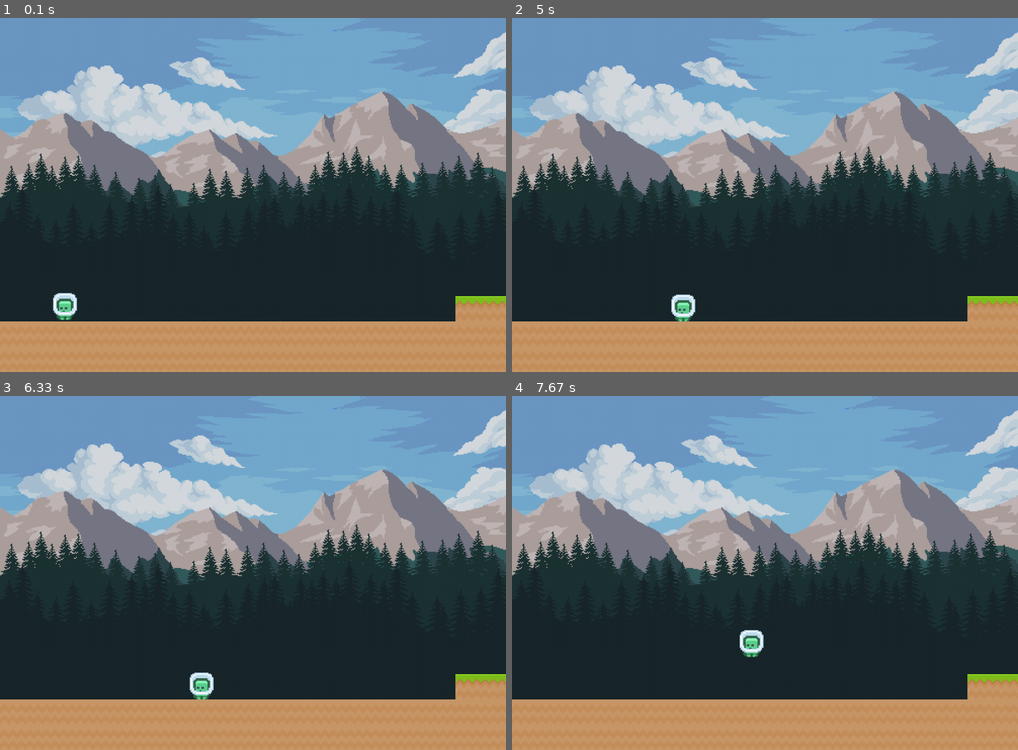
Above: before the commit, frames 1-4 (two rows, left to right).
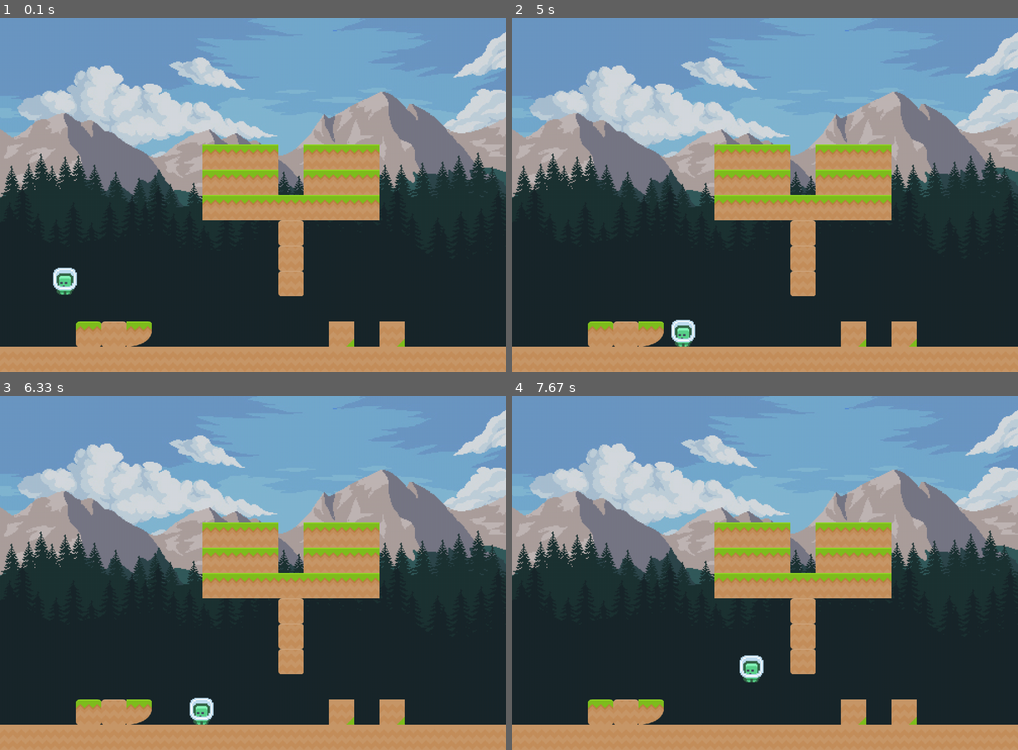
Above: after the commit, the same moments.

Repository: SaucisseRoyale/GTECH1-MINI-STUDIO-Groupe-2
Game: pygame game, started from World copy.py
The game is run twice, just before and just after one commit, with the same random seed, the same clock (stepped at 60 frames per second) and the same inputs.
Inputs:
- Up to frame 1 (0.1 s): no input
- Up to frame 2 (5 s): tap D at 0.33, 1.67, 2.07, 2.37, 2.57, 2.9, 3.2, 3.4, 3.7, 3.97, 4.3, 4.6, 4.73 s
- Up to frame 3 (6.33 s): tap D at 5.13, 5.43, 5.8, 6.2 s
- Up to frame 4 (7.67 s): tap D at 6.5, 6.7, 7, 7.2, 7.62 s; tap Space at 7.53 s

The runs differ from the first frame. In frame 1, 15% of the frame differs, in the area x 0-100%, y 35-93%; in frame 2, 15%; in frame 3, 15%; in frame 4, 15%.

Commit message:
level editor

Diff:
--- a/World copy.py
+++ b/World copy.py
@@ -76,27 +76,64 @@
         self.width = len(data[0]) * tile_size
         self.height = len(data) * tile_size
 
-        dirt_img = pygame.image.load("dirt.png").convert_alpha()
-        grass_img = pygame.image.load("grass.png").convert_alpha()
+        dirt_img = pygame.image.load("img/grass/0.png").convert_alpha()
+        grass_img = pygame.image.load("img/grass/1.png").convert_alpha()
+        left_grass_corner_img = pygame.image.load("img/grass/2.png").convert_alpha()
+        right_grass_corner_img = pygame.image.load("img/grass/3.png").convert_alpha()
+        left_grass_img = pygame.image.load("img/grass/4.png").convert_alpha()
+        right_grass_img = pygame.image.load("img/grass/5.png").convert_alpha()
+        dirt2_img = pygame.image.load("img/grass/6.png").convert_alpha()
+        left_bottom_grass_corner_img = pygame.image.load("img/grass/7.png").convert_alpha()
+        right_bottom_grass_corner_img = pygame.image.load("img/grass/8.png").convert_alpha()
+        left10 = pygame.image.load("img/grass/9.png").convert_alpha()
+        right11 = pygame.image.load("img/grass/10.png").convert_alpha()
+        jsp12 = pygame.image.load("img/grass/11.png").convert_alpha()
+        tile13 = pygame.image.load("img/grass/12.png").convert_alpha()
+        tile14 = pygame.image.load("img/grass/13.png").convert_alpha()
+        tile15 = pygame.image.load("img/grass/14.png").convert_alpha()
+        tile16 = pygame.image.load("img/grass/15.png").convert_alpha()
+        tile17 = pygame.image.load("img/grass/16.png").convert_alpha()
+        tile18 = pygame.image.load("img/grass/17.png").convert_alpha()
+        tile19 = pygame.image.load("img/grass/18.png").convert_alpha()
+        tile20 = pygame.image.load("img/grass/19.png").convert_alpha()
+        tile21 = pygame.image.load("img/grass/20.png").convert_alpha()
+
+        tile_images = {
+            0: dirt_img,
+            1: grass_img,
+            2: left_grass_corner_img,
+            3: right_grass_corner_img,
+            4: left_grass_img,
+            5: right_grass_img,
+            6: dirt2_img,
+            7: left_bottom_grass_corner_img,
+            8: right_bottom_grass_corner_img,
+            9: left10,
+            10: right11,
+            11: jsp12,
+            12 : tile13,
+            13 : tile14,
+            14 : tile15,
+            15 : tile16,
+            16 : tile17,
+            17 : tile18,
+            18 : tile19,
+            19 : tile20,
+            20 : tile21,
+        }
 
         row_count = 0
         for row in data:
             col_count = 0
             for tile in row:
-                if tile == 1:
-                    img = pygame.transform.scale(dirt_img, (tile_size, tile_size))
+                # Sélectionnez l'image basée sur le type de tuile en utilisant le dictionnaire
+                if tile in tile_images:
+                    img = pygame.transform.scale(tile_images[tile], (tile_size, tile_size))
                     img_rect = img.get_rect()
                     img_rect.x = col_count * tile_size
                     img_rect.y = row_count * tile_size
-                    tile = (img, img_rect)
-                    self.tile_list.append(tile)
-                elif tile == 2:
-                    img = pygame.transform.scale(grass_img, (tile_size, tile_size))
-                    img_rect = img.get_rect()
-                    img_rect.x = col_count * tile_size
-                    img_rect.y = row_count * tile_size
-                    tile = (img, img_rect)
-                    self.tile_list.append(tile)
+                    tile_data = (img, img_rect)
+                    self.tile_list.append(tile_data)
                 col_count += 1
             row_count += 1
 
--- a/map/2map.txt
+++ b/map/2map.txt
@@ -1,15 +1,16 @@
-0,0,0,0,0,0,0,0,0,0,0,0,0,0,0,0,0,0,0,0,0,0,0,0,0,0,0,0,0,0,0,0,0,0,0,0,0,0,0,0,0,0,0,0,0,0,0,0,0,0,0,0,0,0,0,0,0,0,0,0,0,0,0,0,0,0,0,0,0,0,0,0,0,0,0,0,0,0,0,0,0,0,0,0,0,0,0,0,0,0,0,0,0,0,0,1
-0,0,0,0,0,0,0,0,0,0,0,0,0,0,0,0,0,0,0,0,0,0,0,0,0,0,0,0,0,0,0,0,0,0,0,0,0,0,0,0,0,0,0,0,0,0,0,0,0,0,0,0,0,0,0,0,0,0,0,0,0,0,0,0,0,0,0,0,0,0,0,0,0,0,0,0,0,0,0,0,0,0,0,0,0,0,0,0,0,0,0,0,0,0,0,1
-0,0,0,0,0,0,0,0,0,0,0,0,0,0,0,0,0,0,0,0,0,0,0,0,0,0,0,0,0,0,0,0,0,0,0,0,0,0,0,0,0,0,0,0,0,0,0,0,0,0,0,0,0,0,0,0,0,0,0,0,0,0,0,0,0,0,0,0,0,0,0,0,0,0,0,0,0,0,0,0,0,0,0,0,0,0,0,0,0,0,0,0,0,0,0,1
-0,0,0,0,0,0,0,0,0,0,0,0,0,0,0,0,0,0,0,0,0,0,0,0,0,0,0,0,0,0,0,0,0,0,0,0,0,0,0,0,0,0,0,0,0,0,0,0,0,0,0,0,0,0,0,0,0,0,0,0,0,0,0,0,0,0,0,0,0,0,0,0,0,0,0,0,0,0,0,0,0,0,0,0,0,0,0,0,0,0,0,0,0,0,0,1
-0,0,0,0,0,0,0,0,0,0,0,0,0,0,0,0,0,0,0,0,0,0,0,0,0,0,0,0,0,0,0,0,0,0,0,0,0,0,0,0,0,0,0,0,0,0,0,0,0,0,0,0,0,0,0,0,0,0,0,0,0,0,0,0,0,0,0,0,0,0,0,0,0,0,0,0,0,0,0,0,0,0,0,0,0,0,0,0,0,0,0,0,0,0,0,1
-0,0,0,0,0,0,0,0,0,0,0,0,0,0,0,0,0,0,0,0,0,0,0,0,0,0,0,0,0,0,0,0,0,0,0,0,0,0,0,0,0,0,0,0,0,0,0,0,0,0,0,0,0,0,0,0,0,0,0,0,0,0,0,0,0,0,0,0,0,0,0,0,0,0,0,0,0,0,0,0,0,0,0,0,0,0,0,0,0,0,0,0,0,0,0,1
-0,0,0,0,0,0,0,0,0,0,0,0,0,0,0,0,0,0,0,0,0,0,0,0,0,0,0,0,0,0,0,0,0,0,0,0,0,0,0,0,0,0,0,0,0,0,0,0,0,0,0,0,0,0,0,0,0,0,0,0,0,0,0,0,0,0,0,0,0,0,0,0,0,0,0,0,0,0,0,0,0,0,0,0,0,0,0,0,0,0,0,0,0,0,0,1
-0,0,0,0,0,0,0,0,0,0,0,0,0,0,0,0,0,0,0,0,0,0,0,0,0,0,0,0,0,0,0,0,0,0,0,0,0,0,0,0,0,0,0,0,0,0,0,0,0,0,0,0,0,0,0,0,0,0,0,0,0,0,0,0,0,0,0,0,0,0,0,0,0,0,0,0,0,0,0,0,0,0,0,0,0,0,0,0,0,0,0,0,0,0,0,1
-0,0,0,0,0,0,0,0,0,0,0,0,0,0,0,0,0,0,0,0,0,0,0,0,0,0,0,0,0,0,0,0,0,0,0,0,0,0,0,0,0,0,0,0,0,0,0,0,0,0,0,0,0,0,0,0,0,0,0,0,0,0,0,0,0,0,0,0,0,0,0,0,0,0,0,0,0,0,0,0,0,0,0,0,0,0,0,0,0,0,0,0,0,0,0,1
-0,0,0,0,0,0,0,0,0,0,0,0,0,0,0,0,0,0,0,0,0,0,0,0,0,0,0,0,0,0,0,0,0,0,0,0,0,0,0,0,0,0,0,0,0,0,0,0,0,0,0,0,0,0,0,0,0,0,0,0,0,0,0,0,0,0,0,0,0,0,0,0,0,0,0,0,0,0,0,0,0,0,0,0,0,0,0,0,0,0,0,0,0,0,0,1
-0,0,0,0,0,0,0,0,0,0,0,0,0,0,0,0,0,0,0,0,0,0,0,0,0,0,0,0,0,0,0,0,0,0,0,0,0,0,0,0,0,0,0,0,0,0,0,0,0,0,0,0,0,0,0,0,0,0,0,0,0,0,0,0,0,0,0,0,0,0,0,0,0,0,0,0,0,0,0,0,0,0,0,0,0,0,0,0,0,0,0,0,0,0,0,1
-0,0,0,0,0,0,0,0,0,0,0,0,0,0,0,0,0,0,0,0,0,0,0,0,0,0,0,0,0,0,0,0,0,0,0,0,0,0,0,0,0,0,0,0,0,0,0,0,0,0,0,0,0,0,0,0,0,0,0,0,0,0,0,0,0,0,0,0,0,0,0,0,0,0,0,0,0,0,0,0,0,0,0,0,0,0,0,0,0,0,0,0,0,0,0,1
-0,0,0,0,0,0,0,0,0,0,0,0,0,0,0,0,0,0,2,2,0,0,0,0,2,2,2,0,0,0,2,2,2,2,0,0,2,2,2,0,0,0,2,2,0,0,0,0,2,2,2,0,0,0,2,2,2,2,0,0,2,2,2,0,0,0,2,2,0,0,0,0,2,2,2,0,0,0,2,2,2,2,0,0,2,2,2,0,0,0,2,2,0,0,0,0,2,2,2,0,0,0,2,2,2,2,0,0,1
-1,1,1,1,1,1,1,1,1,1,1,1,1,1,1,1,1,1,1,1,1,1,1,1,1,1,1,1,1,1,1,1,1,1,1,1,1,1,1,1,1,1,1,1,1,1,1,1,1,1,1,1,1,1,1,1,1,1,1,1,1,1,1,1,1,1,1,1,1,1,1,1,1,1,1,1,1,1,1,1,1,1,1,1,1,1,1,1,1,1,1,1,1,1,1,1,1,1,1,1,1,1,1,1,1,1,1,1,1,1,1
-1,1,1,1,1,1,1,1,1,1,1,1,1,1,1,1,1,1,1,1,1,1,1,1,1,1,1,1,1,1,1,1,1,1,1,1,1,1,1,1,1,1,1,1,1,1,1,1,1,1,1,1,1,1,1,1,1,1,1,1,1,1,1,1,1,1,1,1,1,1,1,1,1,1,1,1,1,1,1,1,1,1,1,1,1,1,1,1,1,1,1,1,1,1,1,1,1,1,1,1,1,1,1,1,1,1,1,1,1,1,1
+-1,-1,-1,-1,-1,-1,-1,-1,-1,-1,-1,-1,-1,-1,-1,-1,-1,-1,-1,-1,-1,-1,-1,-1,-1,-1,-1,-1,-1,-1,-1,-1,-1,-1,-1,-1,-1,-1,-1,-1,-1,-1,-1,-1,-1,-1,-1,-1,-1,-1,-1,-1,-1,-1,-1,-1,-1,-1,-1,-1,-1,-1,-1,-1,-1,-1,-1,-1,-1,-1,-1,-1,-1,-1,-1,-1,-1,-1,-1,-1,-1,-1,-1,-1,-1,-1,-1,-1,-1,-1,-1,-1,-1,-1,-1,-1,-1,-1,-1,-1,-1,-1,-1,-1,-1,-1,-1,-1,-1,-1,-1,-1,-1,-1,-1,-1,-1,-1,-1,-1,-1,-1,-1,-1,-1,-1,-1,-1,-1,-1,-1,-1,-1,-1,-1,-1,-1,-1,-1,-1,-1,-1,-1,-1,-1,-1,-1,-1,-1,-1
+-1,-1,-1,-1,-1,-1,-1,-1,-1,-1,-1,-1,-1,-1,-1,-1,-1,-1,-1,-1,-1,-1,-1,-1,-1,-1,-1,-1,-1,-1,-1,-1,-1,-1,-1,-1,-1,-1,-1,-1,-1,-1,-1,-1,-1,-1,-1,-1,-1,-1,-1,-1,-1,-1,-1,-1,-1,-1,-1,-1,-1,-1,-1,-1,-1,-1,-1,-1,-1,-1,-1,-1,-1,-1,-1,-1,-1,-1,-1,-1,-1,-1,-1,-1,-1,-1,-1,-1,-1,-1,-1,-1,-1,-1,-1,-1,-1,-1,-1,-1,-1,-1,-1,-1,-1,-1,-1,-1,-1,-1,-1,-1,-1,-1,-1,-1,-1,-1,-1,-1,-1,-1,-1,-1,-1,-1,-1,-1,-1,-1,-1,-1,-1,-1,-1,-1,-1,-1,-1,-1,-1,-1,-1,-1,-1,-1,-1,-1,-1,-1
+-1,-1,-1,-1,-1,-1,-1,-1,-1,-1,-1,-1,-1,-1,-1,-1,-1,-1,-1,-1,-1,-1,-1,-1,-1,-1,-1,-1,-1,-1,-1,-1,-1,-1,-1,-1,-1,-1,-1,-1,-1,-1,-1,-1,-1,-1,-1,-1,-1,-1,-1,-1,-1,-1,-1,-1,-1,-1,-1,-1,-1,-1,-1,-1,-1,-1,-1,-1,-1,-1,-1,-1,-1,-1,-1,-1,-1,-1,-1,-1,-1,-1,-1,-1,-1,-1,-1,-1,-1,-1,-1,-1,-1,-1,-1,-1,-1,-1,-1,-1,-1,-1,-1,-1,-1,-1,-1,-1,-1,-1,-1,-1,-1,-1,-1,-1,-1,-1,-1,-1,-1,-1,-1,-1,-1,-1,-1,-1,-1,-1,-1,-1,-1,-1,-1,-1,-1,-1,-1,-1,-1,-1,-1,-1,-1,-1,-1,-1,-1,-1
+-1,-1,-1,-1,-1,-1,-1,-1,-1,-1,-1,-1,-1,-1,-1,-1,-1,-1,-1,-1,-1,-1,-1,-1,-1,-1,-1,-1,-1,-1,-1,-1,-1,-1,-1,-1,-1,-1,-1,-1,-1,-1,-1,-1,-1,-1,-1,-1,-1,-1,-1,-1,-1,-1,-1,-1,-1,-1,-1,-1,-1,-1,-1,-1,-1,-1,-1,-1,-1,-1,-1,-1,-1,-1,-1,-1,-1,-1,-1,-1,-1,-1,-1,-1,-1,-1,-1,-1,-1,-1,-1,-1,-1,-1,-1,-1,-1,-1,-1,-1,-1,-1,-1,-1,-1,-1,-1,-1,-1,-1,-1,-1,-1,-1,-1,-1,-1,-1,-1,-1,-1,-1,-1,-1,-1,-1,-1,-1,-1,-1,-1,-1,-1,-1,-1,-1,-1,-1,-1,-1,-1,-1,-1,-1,-1,-1,-1,-1,-1,-1
+-1,-1,-1,-1,-1,-1,-1,-1,-1,-1,-1,-1,-1,-1,-1,-1,-1,-1,-1,-1,-1,-1,-1,-1,-1,-1,-1,-1,-1,-1,-1,-1,-1,-1,-1,-1,-1,-1,-1,-1,-1,-1,-1,-1,-1,-1,-1,-1,-1,-1,-1,-1,-1,-1,-1,-1,-1,-1,-1,-1,-1,-1,-1,-1,-1,-1,-1,-1,-1,-1,-1,-1,-1,-1,-1,-1,-1,-1,-1,-1,-1,-1,-1,-1,-1,-1,-1,-1,-1,-1,-1,-1,-1,-1,-1,-1,-1,-1,-1,-1,-1,-1,-1,-1,-1,-1,-1,-1,-1,-1,-1,-1,-1,-1,-1,-1,-1,-1,-1,-1,-1,-1,-1,-1,-1,-1,-1,-1,-1,-1,-1,-1,-1,-1,-1,-1,-1,-1,-1,-1,-1,-1,-1,-1,-1,-1,-1,-1,-1,-1
+-1,-1,-1,-1,-1,-1,-1,-1,-1,-1,-1,-1,-1,-1,-1,-1,-1,-1,-1,-1,-1,-1,-1,-1,-1,-1,-1,-1,-1,-1,-1,-1,-1,-1,-1,-1,-1,-1,-1,-1,-1,-1,-1,-1,-1,-1,-1,-1,-1,-1,-1,-1,-1,-1,-1,-1,-1,-1,-1,-1,-1,-1,-1,-1,-1,-1,-1,-1,-1,-1,-1,-1,-1,-1,-1,-1,-1,-1,-1,-1,-1,-1,-1,-1,-1,-1,-1,-1,-1,-1,-1,-1,-1,-1,-1,-1,-1,-1,-1,-1,-1,-1,-1,-1,-1,-1,-1,-1,-1,-1,-1,-1,-1,-1,-1,-1,-1,-1,-1,-1,-1,-1,-1,-1,-1,-1,-1,-1,-1,-1,-1,-1,-1,-1,-1,-1,-1,-1,-1,-1,-1,-1,-1,-1,-1,-1,-1,-1,-1,-1
+-1,-1,-1,-1,-1,-1,-1,-1,-1,-1,-1,-1,-1,-1,-1,-1,-1,-1,-1,-1,-1,-1,-1,-1,-1,-1,-1,-1,-1,-1,-1,-1,-1,-1,-1,-1,-1,-1,-1,-1,-1,-1,-1,-1,-1,-1,-1,-1,-1,-1,-1,-1,-1,-1,-1,-1,-1,-1,-1,-1,-1,-1,-1,-1,-1,-1,-1,-1,-1,-1,-1,-1,-1,-1,-1,-1,-1,-1,-1,-1,-1,-1,-1,-1,-1,-1,-1,-1,-1,-1,-1,-1,-1,-1,-1,-1,-1,-1,-1,-1,-1,-1,-1,-1,-1,-1,-1,-1,-1,-1,-1,-1,-1,-1,-1,-1,-1,-1,-1,-1,-1,-1,-1,-1,-1,-1,-1,-1,-1,-1,-1,-1,-1,-1,-1,-1,-1,-1,-1,-1,-1,-1,-1,-1,-1,-1,-1,-1,-1,-1
+-1,-1,-1,-1,-1,-1,-1,-1,1,1,1,-1,1,1,1,-1,-1,-1,-1,-1,-1,-1,-1,-1,-1,-1,-1,-1,-1,-1,-1,-1,-1,-1,-1,-1,-1,-1,-1,-1,-1,-1,-1,-1,-1,-1,-1,-1,-1,-1,-1,-1,-1,-1,-1,-1,-1,-1,-1,-1,-1,-1,-1,-1,-1,-1,-1,-1,-1,-1,-1,-1,-1,-1,-1,-1,-1,-1,-1,-1,-1,-1,-1,-1,-1,-1,-1,-1,-1,-1,-1,-1,-1,-1,-1,-1,-1,-1,-1,-1,-1,-1,-1,-1,-1,-1,-1,-1,-1,-1,-1,-1,-1,-1,-1,-1,-1,-1,-1,-1,-1,-1,-1,-1,-1,-1,-1,-1,-1,-1,-1,-1,-1,-1,-1,-1,-1,-1,-1,-1,-1,-1,-1,-1,-1,-1,-1,-1,-1,-1
+-1,-1,-1,-1,-1,-1,-1,-1,1,1,1,-1,1,1,1,-1,-1,-1,-1,-1,-1,-1,-1,-1,-1,-1,-1,-1,-1,-1,-1,-1,-1,-1,-1,-1,-1,-1,-1,-1,-1,-1,-1,-1,-1,-1,-1,-1,-1,-1,-1,-1,-1,-1,-1,-1,-1,-1,-1,-1,-1,-1,-1,-1,-1,-1,-1,-1,-1,-1,-1,-1,-1,-1,-1,-1,-1,-1,-1,-1,-1,-1,-1,-1,-1,-1,-1,-1,-1,-1,-1,-1,-1,-1,-1,-1,-1,-1,-1,-1,-1,-1,-1,-1,-1,-1,-1,-1,-1,-1,-1,-1,-1,-1,-1,-1,-1,-1,-1,-1,-1,-1,-1,-1,-1,-1,-1,-1,-1,-1,-1,-1,-1,-1,-1,-1,-1,-1,-1,-1,-1,-1,-1,-1,-1,-1,-1,-1,-1,-1
+-1,-1,-1,-1,-1,-1,-1,-1,1,1,1,1,1,1,1,-1,-1,-1,-1,-1,-1,-1,-1,-1,-1,-1,-1,-1,-1,-1,-1,-1,-1,-1,-1,-1,-1,-1,-1,-1,-1,-1,-1,-1,-1,-1,-1,-1,-1,-1,-1,-1,-1,-1,-1,-1,-1,-1,-1,-1,-1,-1,-1,-1,-1,-1,-1,-1,-1,-1,-1,-1,-1,-1,-1,-1,-1,-1,-1,-1,-1,-1,-1,-1,-1,-1,-1,-1,-1,-1,-1,-1,-1,-1,-1,-1,-1,-1,-1,-1,-1,-1,-1,-1,-1,-1,-1,-1,-1,-1,-1,-1,-1,-1,-1,-1,-1,-1,-1,-1,-1,-1,-1,-1,-1,-1,-1,-1,-1,-1,-1,-1,-1,-1,-1,-1,-1,-1,-1,-1,-1,-1,-1,-1,-1,-1,-1,-1,-1,-1
+-1,-1,-1,-1,-1,-1,-1,-1,-1,-1,-1,19,-1,-1,-1,-1,-1,-1,-1,-1,-1,-1,-1,-1,-1,-1,-1,-1,-1,-1,-1,-1,-1,-1,-1,-1,-1,-1,-1,-1,-1,-1,-1,-1,-1,-1,-1,-1,-1,-1,-1,-1,-1,-1,-1,-1,-1,-1,-1,-1,-1,-1,-1,-1,-1,-1,-1,-1,-1,-1,-1,-1,-1,-1,-1,-1,-1,-1,-1,-1,-1,-1,-1,-1,-1,-1,-1,-1,-1,-1,-1,-1,-1,-1,-1,-1,-1,-1,-1,-1,-1,-1,-1,-1,-1,-1,-1,-1,-1,-1,-1,-1,-1,-1,-1,-1,-1,-1,-1,-1,-1,-1,-1,-1,-1,-1,-1,-1,-1,-1,-1,-1,-1,-1,-1,-1,-1,-1,-1,-1,-1,-1,-1,-1,-1,-1,-1,-1,-1,-1
+-1,-1,-1,-1,-1,-1,-1,-1,-1,-1,-1,19,-1,-1,-1,-1,-1,-1,-1,-1,-1,-1,-1,-1,-1,-1,-1,-1,-1,-1,-1,-1,-1,-1,-1,-1,-1,-1,-1,-1,-1,-1,-1,-1,-1,-1,-1,-1,-1,-1,-1,-1,-1,-1,-1,-1,-1,-1,-1,-1,-1,-1,-1,-1,-1,-1,-1,-1,-1,-1,-1,-1,-1,-1,-1,-1,-1,-1,-1,-1,-1,-1,-1,-1,-1,-1,-1,-1,-1,-1,-1,-1,-1,-1,-1,-1,-1,-1,-1,-1,-1,-1,-1,-1,-1,-1,-1,-1,-1,-1,-1,-1,-1,-1,-1,-1,-1,-1,-1,-1,-1,-1,-1,-1,-1,-1,-1,-1,-1,-1,-1,-1,-1,-1,-1,-1,-1,-1,-1,-1,-1,-1,-1,-1,-1,-1,-1,-1,-1,-1
+-1,-1,-1,-1,-1,-1,-1,-1,-1,-1,-1,19,-1,-1,-1,-1,-1,-1,-1,-1,-1,-1,-1,-1,-1,-1,-1,-1,-1,-1,-1,-1,-1,-1,-1,-1,-1,-1,-1,-1,-1,-1,-1,-1,-1,-1,-1,-1,-1,-1,-1,-1,-1,-1,-1,-1,-1,-1,-1,-1,-1,-1,-1,-1,-1,-1,-1,-1,-1,-1,-1,-1,-1,-1,-1,-1,-1,-1,-1,-1,-1,-1,-1,-1,-1,-1,-1,-1,-1,-1,-1,-1,-1,-1,-1,-1,-1,-1,-1,-1,-1,-1,-1,-1,-1,-1,-1,-1,-1,-1,-1,-1,-1,-1,-1,-1,-1,-1,-1,-1,-1,-1,-1,-1,-1,-1,-1,-1,-1,-1,-1,-1,-1,-1,-1,-1,-1,-1,-1,-1,-1,-1,-1,-1,-1,-1,-1,-1,-1,-1
+-1,-1,-1,-1,-1,-1,-1,-1,-1,-1,-1,-1,-1,-1,-1,-1,-1,-1,-1,-1,-1,-1,-1,-1,-1,-1,-1,-1,-1,-1,-1,-1,-1,-1,-1,-1,-1,-1,-1,-1,-1,-1,-1,-1,-1,-1,-1,-1,-1,-1,-1,-1,-1,-1,-1,-1,-1,-1,-1,-1,-1,-1,-1,-1,-1,-1,-1,-1,-1,-1,-1,-1,-1,-1,-1,-1,-1,-1,-1,-1,-1,-1,-1,-1,-1,-1,-1,-1,-1,-1,-1,-1,-1,-1,-1,-1,-1,-1,-1,-1,-1,-1,-1,-1,-1,-1,-1,-1,-1,-1,-1,-1,-1,-1,-1,-1,-1,-1,-1,-1,-1,-1,-1,-1,-1,-1,-1,-1,-1,-1,-1,-1,-1,-1,-1,-1,-1,-1,-1,-1,-1,-1,-1,-1,-1,-1,-1,-1,-1,-1
+-1,-1,-1,18,19,20,-1,-1,-1,-1,-1,-1,-1,13,-1,13,-1,-1,-1,-1,-1,-1,-1,-1,-1,-1,-1,-1,-1,-1,-1,-1,-1,-1,-1,-1,-1,-1,-1,-1,-1,-1,-1,-1,-1,-1,-1,-1,-1,-1,-1,-1,-1,-1,-1,-1,-1,-1,-1,-1,-1,-1,-1,-1,-1,-1,-1,-1,-1,-1,-1,-1,-1,-1,-1,-1,-1,-1,-1,-1,-1,-1,-1,-1,-1,-1,-1,-1,-1,-1,-1,-1,-1,-1,-1,-1,-1,-1,-1,-1,-1,-1,-1,-1,-1,-1,-1,-1,-1,-1,-1,-1,-1,-1,-1,-1,-1,-1,-1,-1,-1,-1,-1,-1,-1,-1,-1,-1,-1,-1,-1,-1,-1,-1,-1,-1,-1,-1,-1,-1,-1,-1,-1,-1,-1,-1,-1,-1,-1,-1
+0,0,0,0,0,0,0,0,0,0,0,0,0,0,0,0,0,0,0,0,0,0,0,0,0,0,0,0,0,0,0,0,0,0,0,0,0,0,0,0,0,0,0,0,0,0,0,0,0,0,0,0,0,0,0,0,0,0,0,0,0,0,0,0,0,0,0,0,0,0,0,0,0,0,0,0,0,0,0,0,0,0,0,0,0,0,0,0,0,0,0,0,0,0,0,0,0,0,0,0,0,0,0,0,0,0,0,0,0,0,0,0,0,0,0,0,0,0,0,0,0,0,0,0,0,0,0,0,0,0,0,0,0,0,0,0,0,0,0,0,0,0,0,0,0,0,0,0,0,0
Binary file added: img/grass/0.png
Binary file added: img/grass/1.png
Binary file added: img/grass/10.png
Binary file added: img/grass/11.png
Binary file added: img/grass/12.png
Binary file added: img/grass/13.png
Binary file added: img/grass/14.png
Binary file added: img/grass/15.png
Binary file added: img/grass/16.png
Binary file added: img/grass/17.png
Binary file added: img/grass/18.png
Binary file added: img/grass/19.png
(and 24 more such lines)
